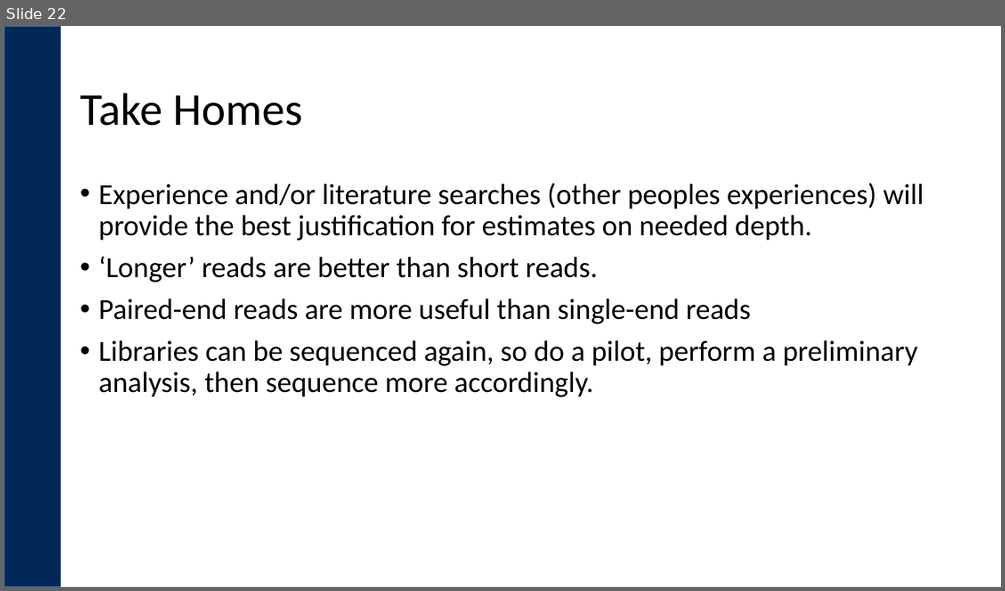
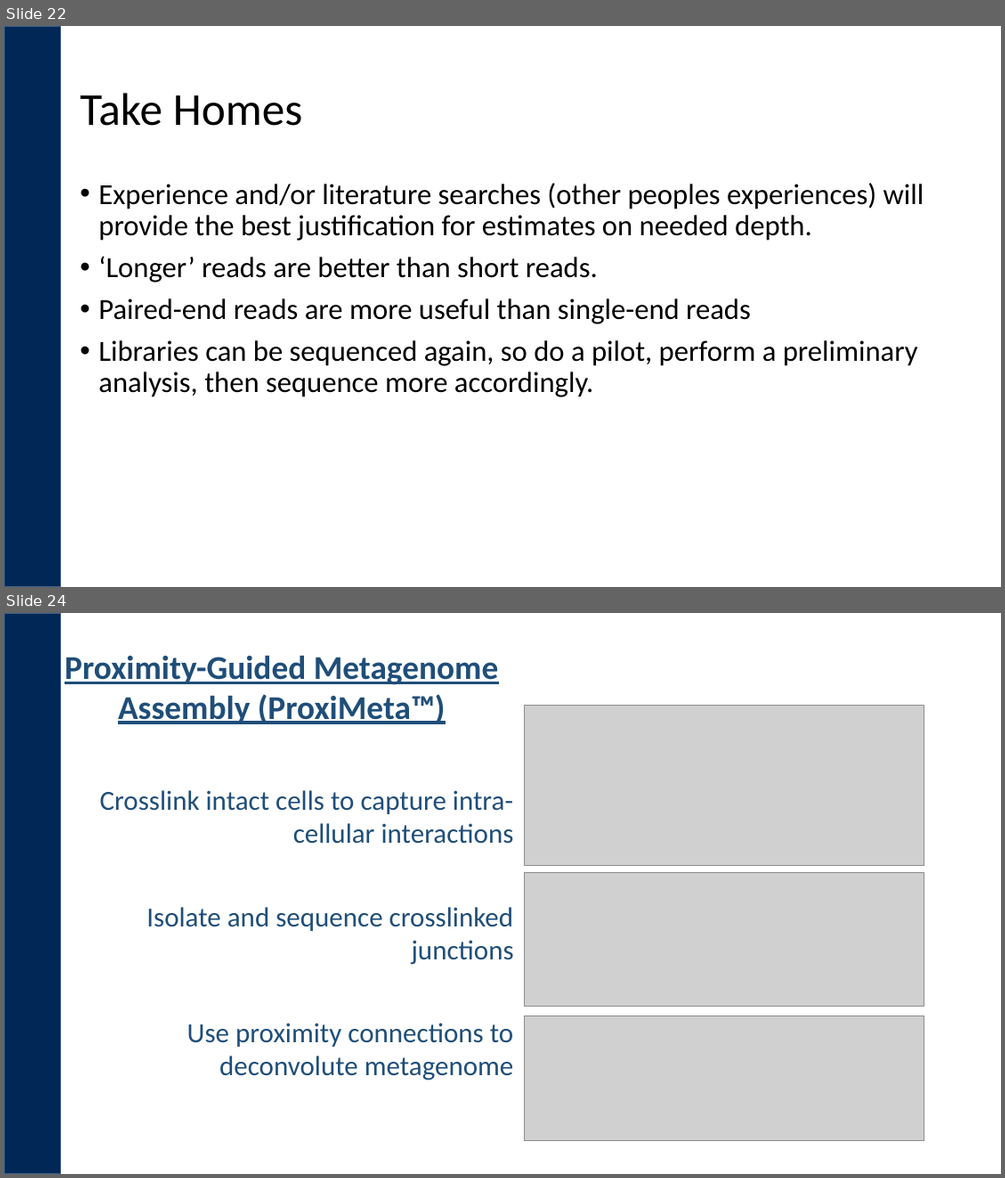
Before and after one commit to GunzIvan28/2019_April_ESALQ_Microbial_Community_Analysis, a slide deck: pdfs/Experimental_Design.pptx. Shown one above the other, each under a label of ours: slide 22 before the commit, slides 22 and 24 after it; the slides between them are not shown. The pictures are 1005x591 and 1005x1178 pixels, drawn with LibreOffice and Linux fonts; fonts in the diff are those of the drawing; grey boxes stand for pictures; background and template pictures are left out. Boxes give left, top, right and bottom in pixels: in the first picture for what was removed or moved away, otherwise in the second. Text is boxed around its words. In the diff, an @@ line names an element or a change of style, - is before the commit and + after.

```diff
--- a/pdfs/Experimental_Design.pptx
+++ b/pdfs/Experimental_Design.pptx
@@ slide 24 added at box(4, 613, 1001, 1174), background #FFFFFF; not listed: 1 template element that a slide beside it also shows @@
@@ text added at box(65, 655, 514, 1080), 26.7 pt, text #1F4E79 @@
+Proximity-Guided Metagenome Assembly (ProxiMeta™)
+Crosslink intact cells to capture intra-cellular interactions
+Isolate and sequence crosslinked junctions
+Use proximity connections to deconvolute metagenome
@@ picture added at box(525, 705, 924, 865) @@
@@ picture added at box(525, 873, 924, 1006) @@
@@ picture added at box(525, 1016, 924, 1140) @@
```
Also in this commit, not shown: 3 other slides added, 1 other file.
